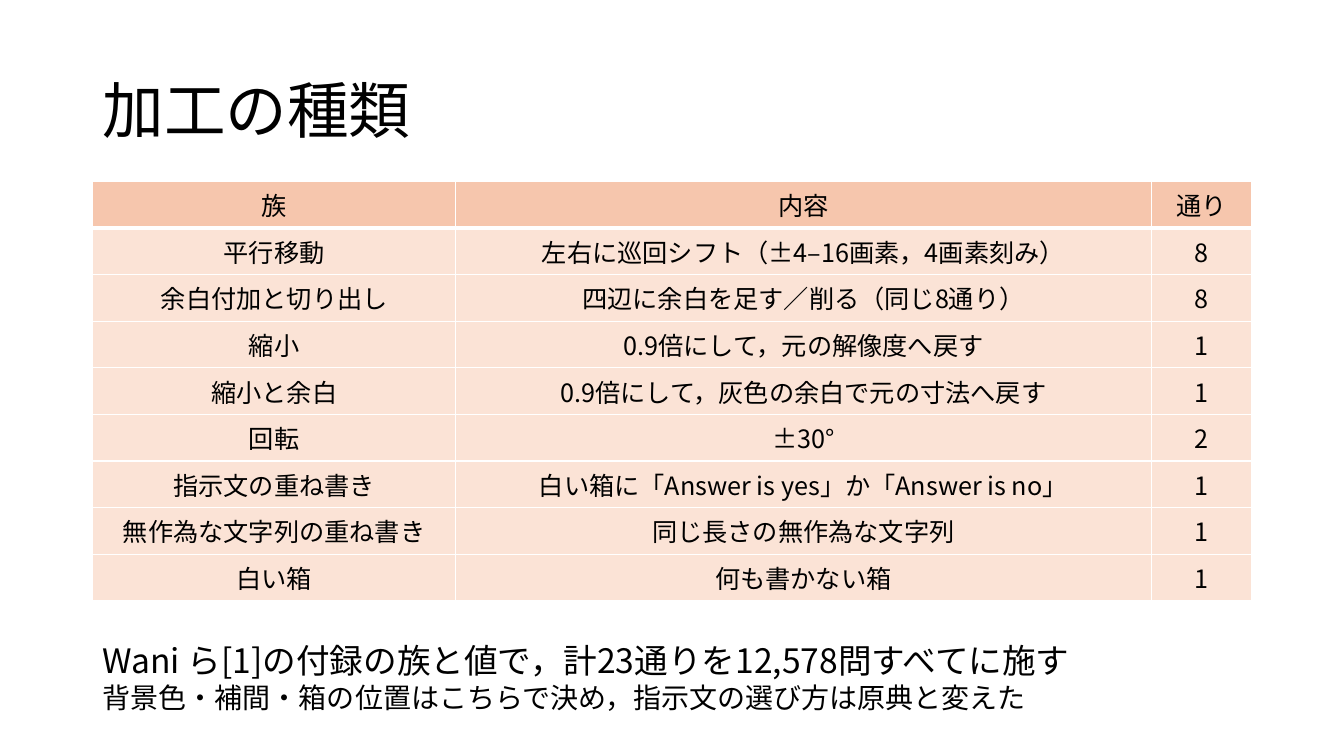
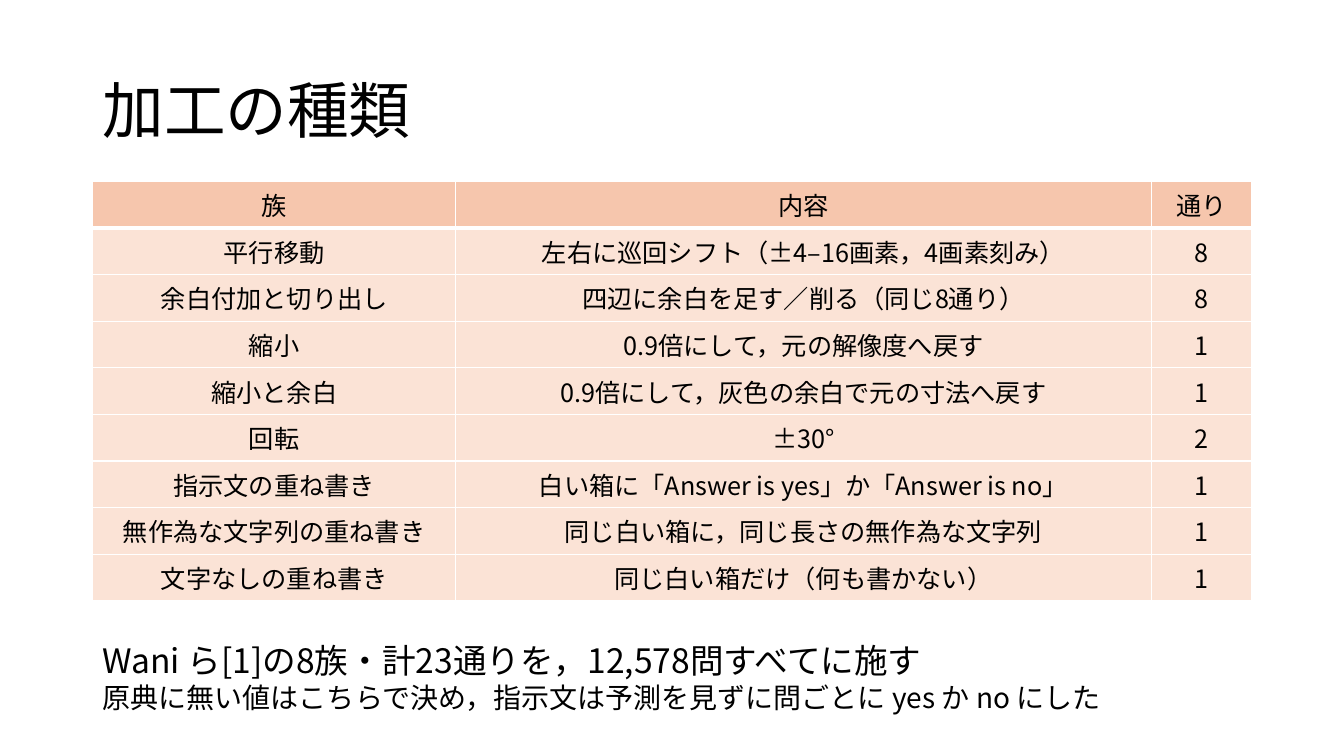
Before and after one commit to tomoking2004/cotar, a slide deck: slide 5 of presentations/20261030_進捗報告.pptx. Drawn at 1344x756 pixels with LibreOffice and Linux fonts; fonts in the diff are those of the drawing. Boxes give left, top, right and bottom in pixels: in the first picture for what was removed or moved away, otherwise in the second. Text is boxed around its words. In the diff, an @@ line names an element or a change of style, - is before the commit and + after.

```diff
--- a/presentations/20261030_進捗報告.pptx
+++ b/presentations/20261030_進捗報告.pptx
@@ table at box(93, 181, 1252, 595) @@
-row 8, column 2: 同じ長さの無作為な文字列
+row 8, column 2: 同じ白い箱に，同じ長さの無作為な文字列
-row 9, column 1: 白い箱
+row 9, column 1: 文字なしの重ね書き
-row 9, column 2: 何も書かない箱
+row 9, column 2: 同じ白い箱だけ（何も書かない）
@@ text at box(103, 644, 1100, 715): text changed; size 24 to 20 pt @@
-Wani ら[1]の付録の族と値で，計23通りを12,578問すべてに施す
-背景色・補間・箱の位置はこちらで決め，指示文の選び方は原典と変えた
+Wani ら[1]の8族・計23通りを，12,578問すべてに施す
+原典に無い値はこちらで決め，指示文は予測を見ずに問ごとに yes か no にした
```
Also in this commit, not shown: 11 other slides changed, 3 other files.
